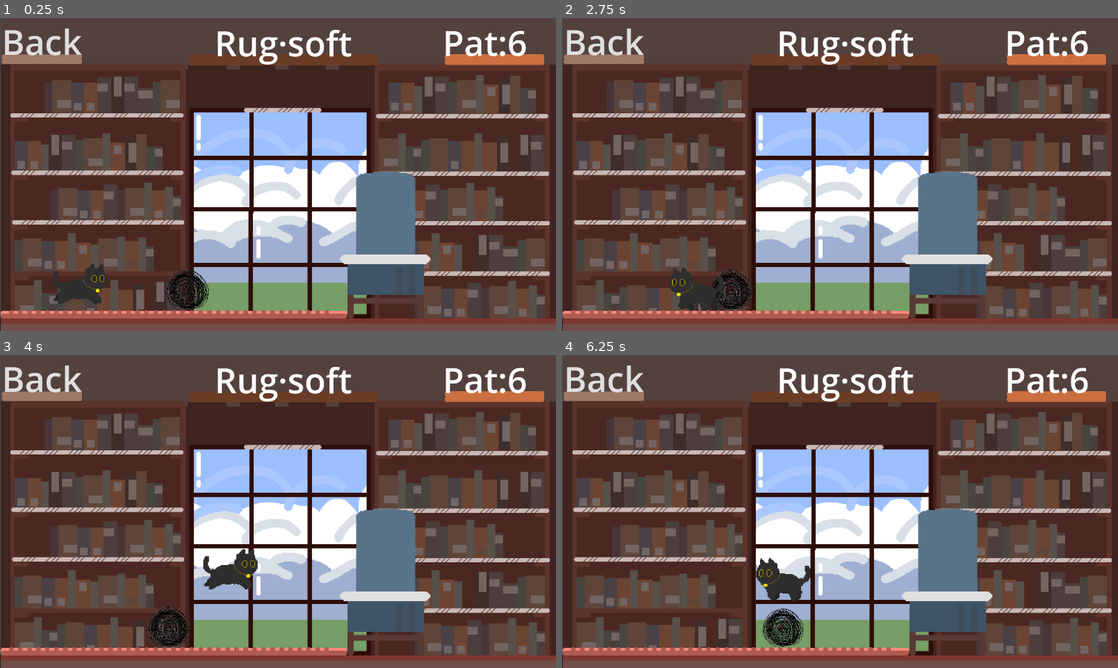
Above: before the commit, frames 1-4 (two rows, left to right).
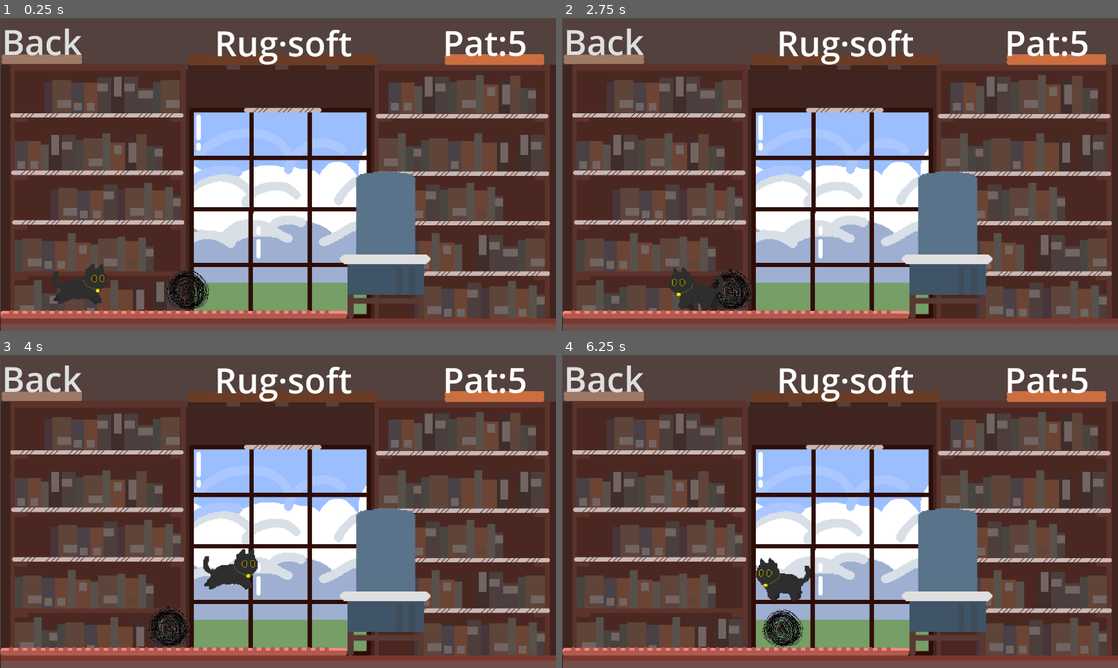
Above: after the commit, the same moments.

Repository: lzcm729/cat-and-string-ball
Game: Godot game, scene res://Levels/Level_3/level_3.tscn
The game is run twice, just before and just after one commit, with the same random seed, the same clock (stepped at 60 frames per second) and the same inputs. This scene is started directly instead of the project's main scene.
Inputs (mouse positions are in pixels of both pictures, inside the frame that each line leads up to):
- Up to frame 1 (0.25 s): no input
- Up to frame 2 (2.75 s): tap Enter (ui_accept) at 0.5 s; move the mouse to (962, 158) at 0.52 s; hold Right (move_right) 0.53-2.03 s; tap F (hit) at 0.6 s; click (962, 158) at 0.67 s; tap Space (jump) at 0.77, 1.52 s; move the mouse to (728, 190) at 1.27 s; tap T at 1.35 s; move the mouse to (895, 105) at 2.02 s; hold Left (move_left) from 2.03 s (still down); tap G at 2.1 s
- Up to frame 3 (4 s): move the mouse to (250, 574) at 2.77 s; release Left (move_left) at 2.78 s; hold Right (move_right) from 2.78 s (still down); tap Q at 2.85 s; click (250, 574) at 2.92 s; tap Space (jump) at 3.02, 3.77 s; move the mouse to (444, 558) at 3.52 s; tap F (hit) at 3.6 s
- Up to frame 4 (6.25 s): move the mouse to (673, 464) at 4.27 s; release Right (move_right) at 4.28 s; hold Left (move_left) 4.28-5.03 s; tap T at 4.35 s; tap Space (jump) at 4.52, 6.02 s; move the mouse to (867, 511) at 5.02 s; hold Right (move_right) 5.03-5.78 s; tap G at 5.1 s; click (867, 511) at 5.17 s; move the mouse to (756, 433) at 5.77 s; hold Left (move_left) from 5.78 s (still down); tap Q at 5.85 s

The runs differ from the first frame. In frame 1, less than 0.1% of the frame differs, in the area x 91-95%, y 4-13%; in frame 2, 0.2%; in frame 3, 0.2%; in frame 4, 0.5%, in the area x 35-95%, y 4-94%.

Commit message:
lv3

Diff:
--- a/Levels/Level_3/level_3.tscn
+++ b/Levels/Level_3/level_3.tscn
@@ -98,6 +98,7 @@
 
 [node name="StringBall" parent="." instance=ExtResource("3_xjyuq")]
 position = Vector2(427, 617)
+initial_hp = 65.0
 
 [node name="CatNew" parent="." instance=ExtResource("8_lf71e")]
 position = Vector2(185, 610)
@@ -114,7 +115,6 @@
 
 [node name="main_control" parent="." instance=ExtResource("5_4aifg")]
 level_name = "Rug·soft"
-level_health = 6
 level_id = 3
 back_type = 2
 
